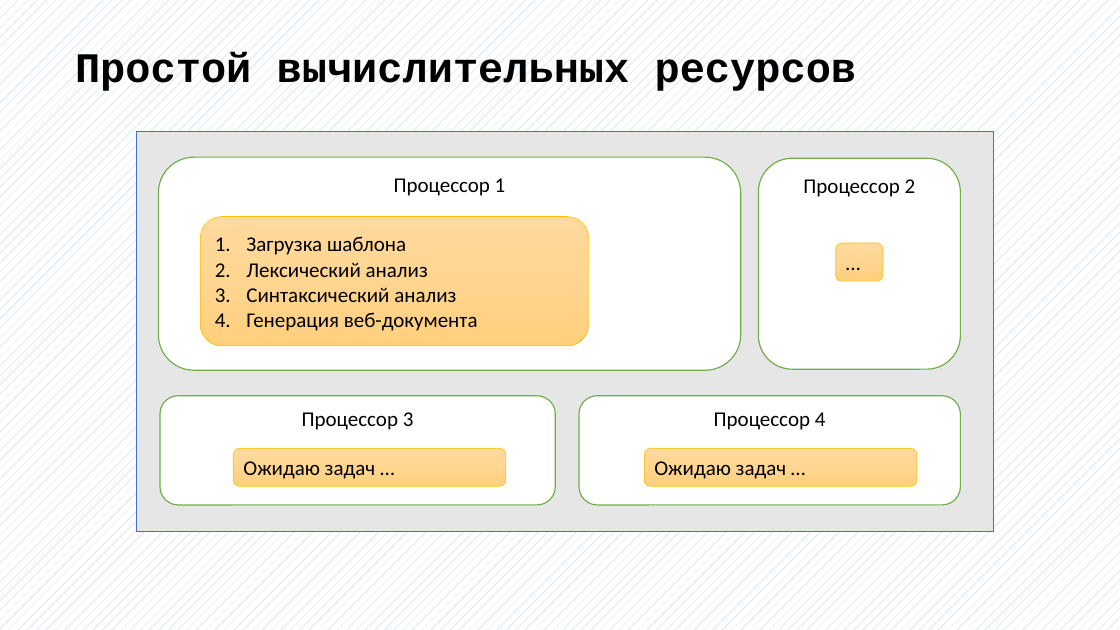
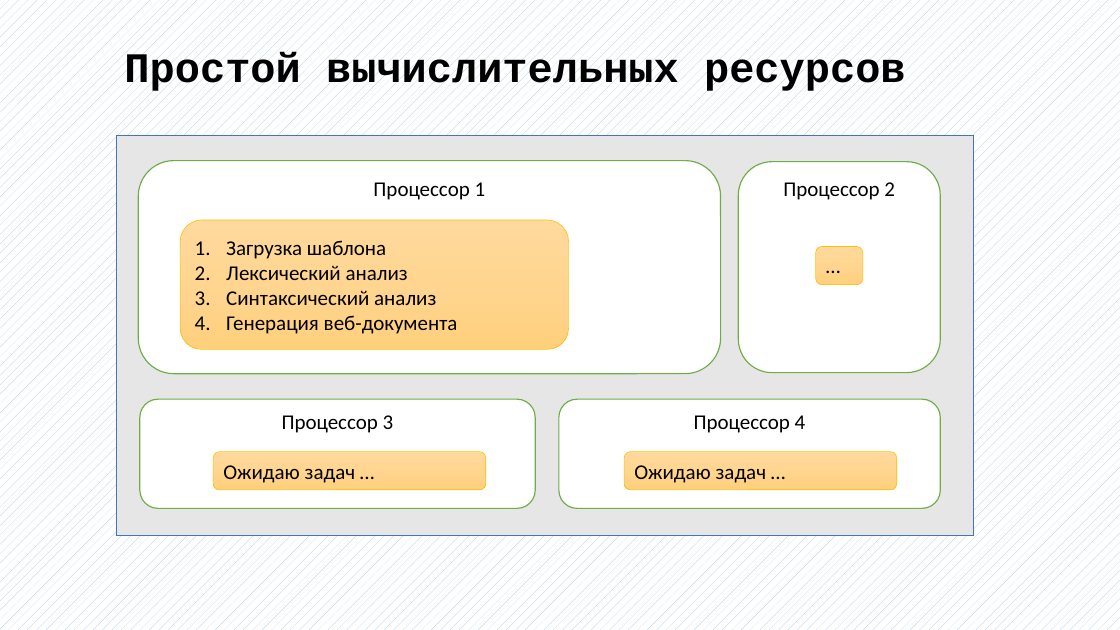
Before and after one commit to bobs4462/tachyon, a slide deck: slide 9 of docs/Презентация ВКР.pptx. Drawn at 1120x630 pixels with LibreOffice and Linux fonts; fonts in the diff are those of the drawing. Boxes give left, top, right and bottom in pixels: in the first picture for what was removed or moved away, otherwise in the second. Text is boxed around its words. In the diff, an @@ line names an element or a change of style, - is before the commit and + after.

```diff
--- a/docs/Презентация ВКР.pptx
+++ b/docs/Презентация ВКР.pptx
@@ text "Простой вычислительных ресурсов" moved from (x1=75, y1=52, x2=857, y2=95) to (x1=124, y1=52, x2=906, y2=95) @@
@@ 8 rounded rectangles, 1 rectangle moved together from (x1=136, y1=132, x2=994, y2=532) to (x1=116, y1=135, x2=974, y2=535) @@
```
Also in this commit, not shown: 8 other slides changed, 5 slides added, 3 slides removed, 2 other files.
